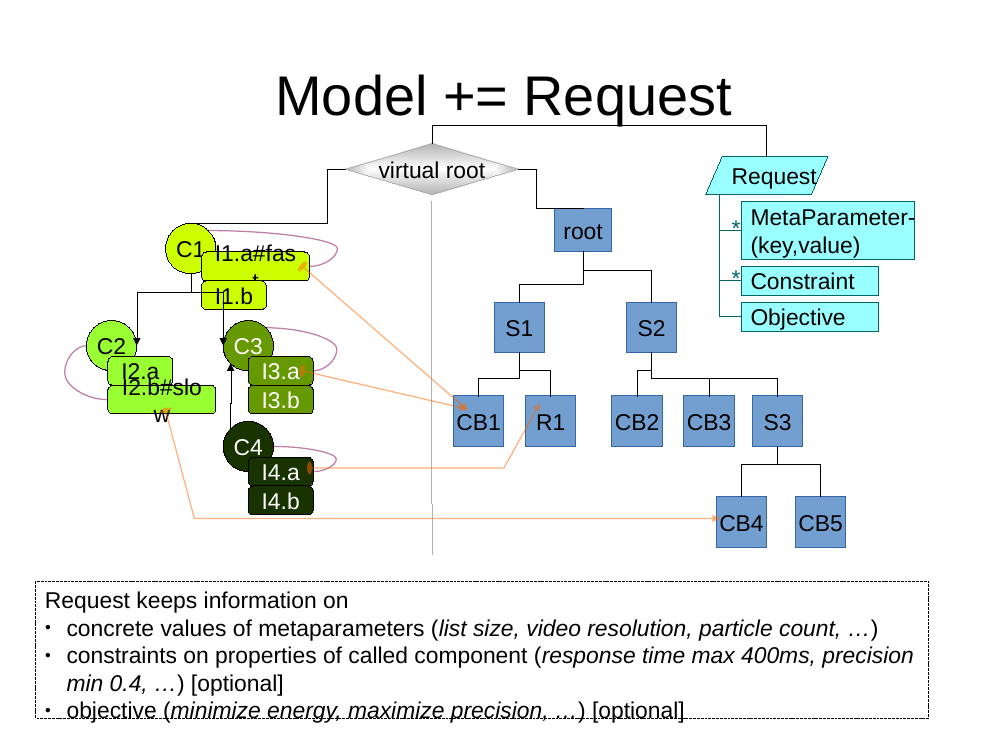
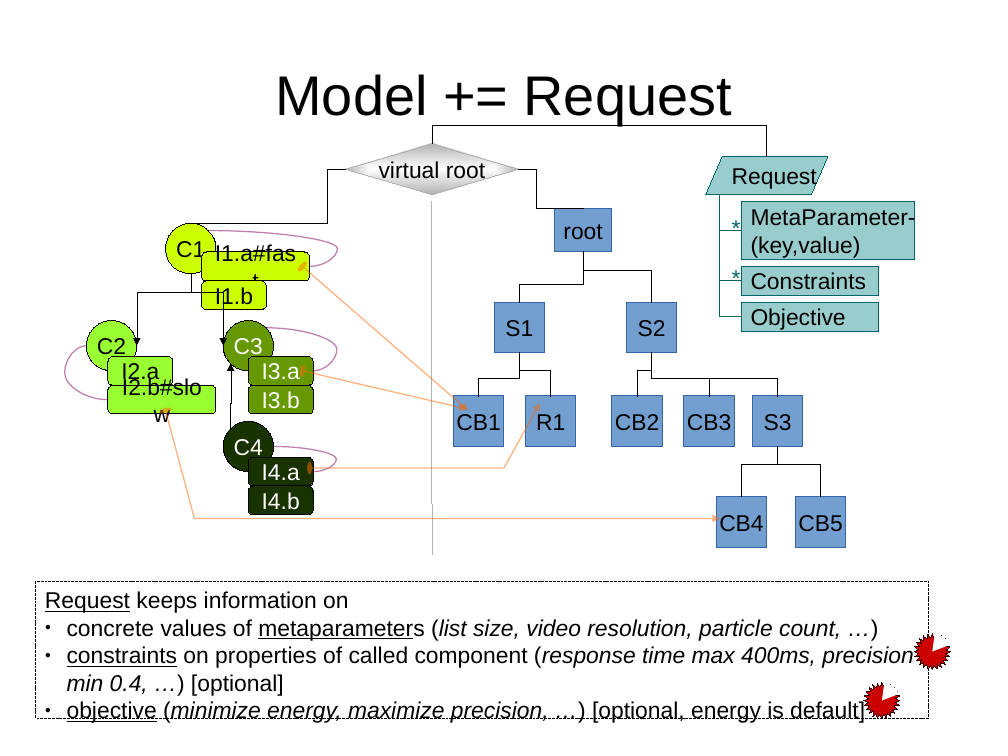
Before and after one commit to rene-schoene/racr-mquat, a slide deck: slide 5 of doc/the-model.odp. Drawn at 1008x756 pixels with LibreOffice and Linux fonts; fonts in the diff are those of the drawing. Boxes give left, top, right and bottom in pixels: in the first picture for what was removed or moved away, otherwise in the second. Text is boxed around its words. In the diff, an @@ line names an element or a change of style, - is before the commit and + after.

Commit message:
underlined means concept of model. added symbols showing what is missing.

```diff
--- a/doc/the-model.odp
+++ b/doc/the-model.odp
@@ fill #99FFFF to #99CCCC in 4 elements at (706, 156, 829, 195), (742, 201, 915, 259), (742, 303, 879, 331), (742, 266, 879, 295) @@
@@ text in rectangle at (751, 272, 867, 290): text changed @@
-Constraint
+Constraints
@@ text in rectangle at (45, 591, 913, 696): underline on in "Request", "metaparameters", "constraints" @@
@@ freeform shape added at (915, 634, 950, 670), fill #CC0000, outline #330000 0 pt @@
@@ pie slice (boxed as its full ellipse) added at (915, 634, 950, 670), fill #FFFFFF @@
@@ freeform shape added at (864, 682, 900, 718), fill #CC0000, outline #330000 0 pt @@
@@ pie slice (boxed as its full ellipse) added at (864, 682, 900, 718), fill #FFFFFF @@
@@ text in rectangle at (67, 700, 865, 723): text changed; italic off @@
-● objective (minimize energy, maximize precision, …) [optional]
+● objective (minimize energy, maximize precision, …) [optional, energy is default]
```
Also in this commit, not shown: 4 other slides changed.
